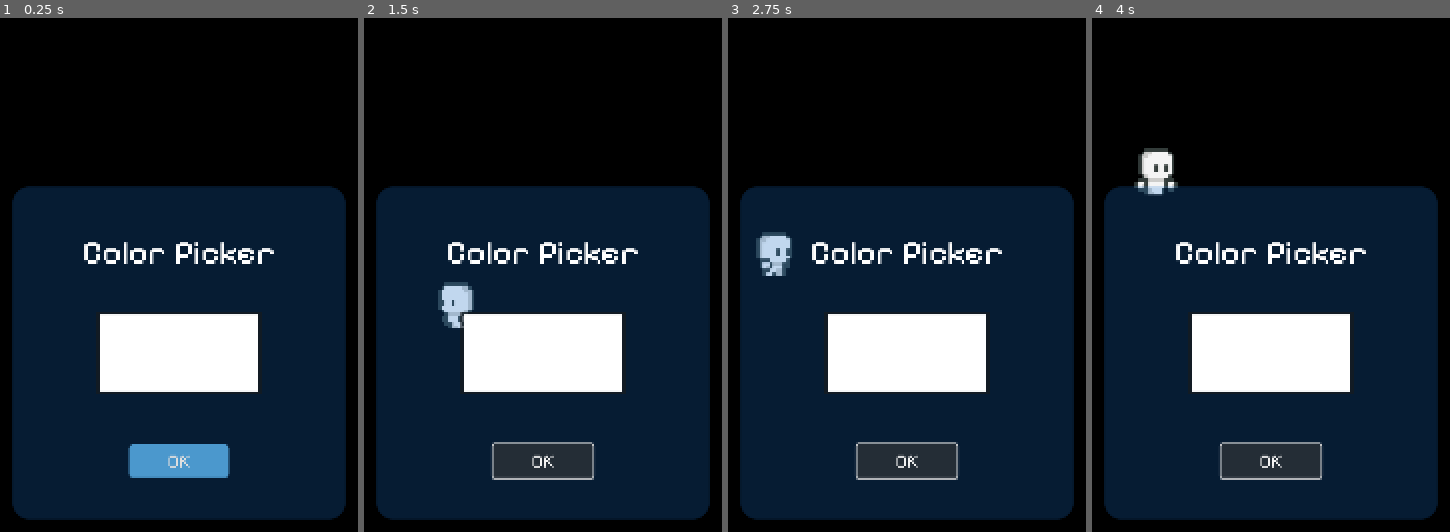
Above: before the commit, frames 1-4 (left to right).
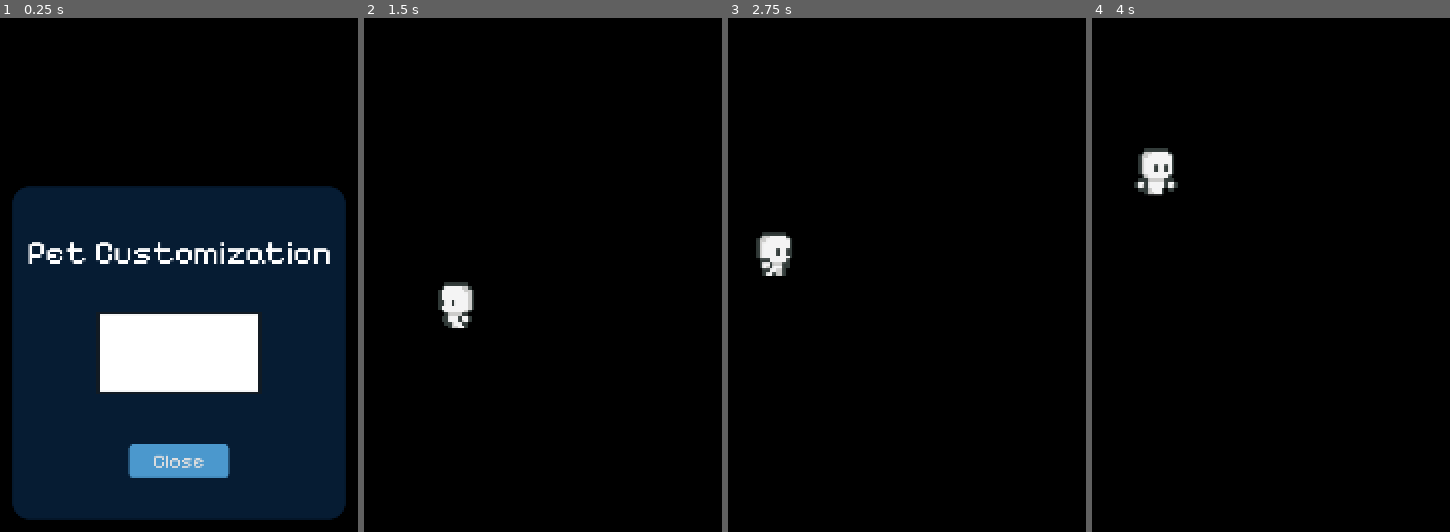
Above: after the commit, the same moments.

Repository: Kittenkween11/Desktop-Pet
Game: Godot game, scene res://Scenes/main.tscn
The game is run twice, just before and just after one commit, with the same random seed, the same clock (stepped at 60 frames per second) and the same inputs.
Inputs (mouse positions are in pixels of both pictures, inside the frame that each line leads up to):
- Up to frame 1 (0.25 s): no input
- Up to frame 2 (1.5 s): click "OK" (after the commit: "Close") at 0.5 s; click (543, 460) at 1.25 s, where only the run before the commit has a clickable "OK"
- Up to frame 3 (2.75 s): click (907, 460) at 2 s, where only the run before the commit has a clickable "OK"
- Up to frame 4 (4 s): no input

The runs differ from the first frame. In frame 1, 1.7% of the frame differs, in the area x 7-93%, y 43-88%; in frame 2, 60%; in frame 3, 60%, in the area x 3-97%, y 32-98%; in frame 4, 60%.

Commit message:
fixed refs

Diff:
--- a/Scenes/customization_menu.gd
+++ b/Scenes/customization_menu.gd
@@ -3,9 +3,9 @@
 
 signal color_changed(color: Color)
 
-@onready var color_picker = $MarginContainer/VBoxContainer/Panel/ColorPickerButton
-@onready var close_button = $MarginContainer/VBoxContainer/Panel/Button
-@onready var label = $MarginContainer/VBoxContainer/Panel/Label
+@onready var color_picker = $VBoxContainer/Panel/ColorPickerButton
+@onready var close_button = $VBoxContainer/Panel/Button
+@onready var label = $VBoxContainer/Panel/Label
 
 func _ready():
 	# Connect signals
